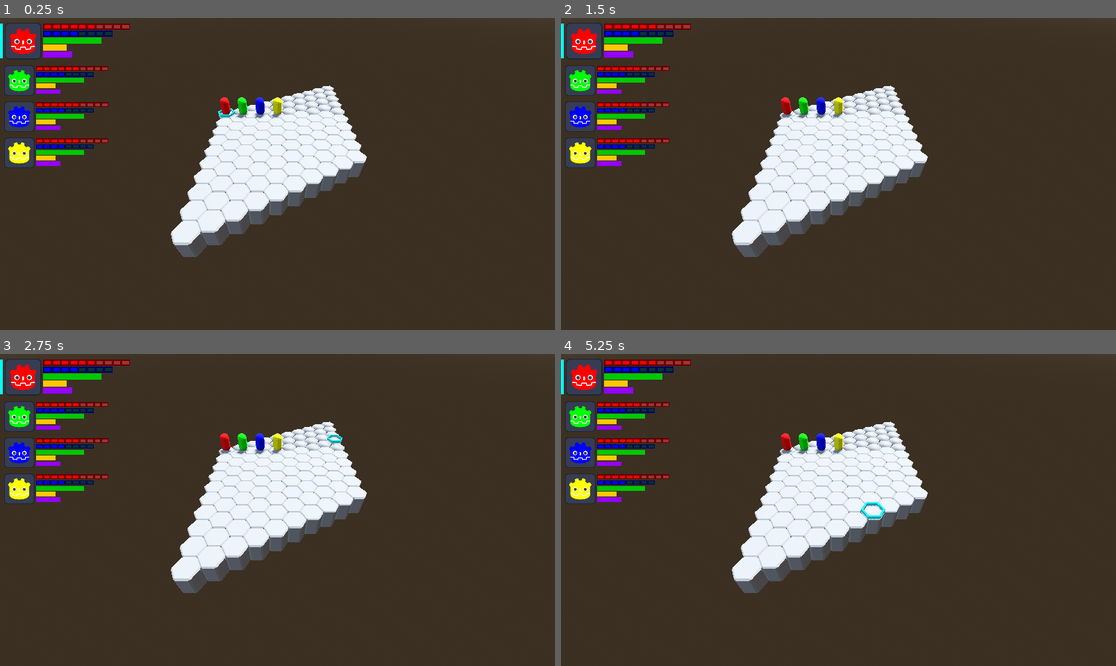
Above: before the commit, frames 1-4 (two rows, left to right).
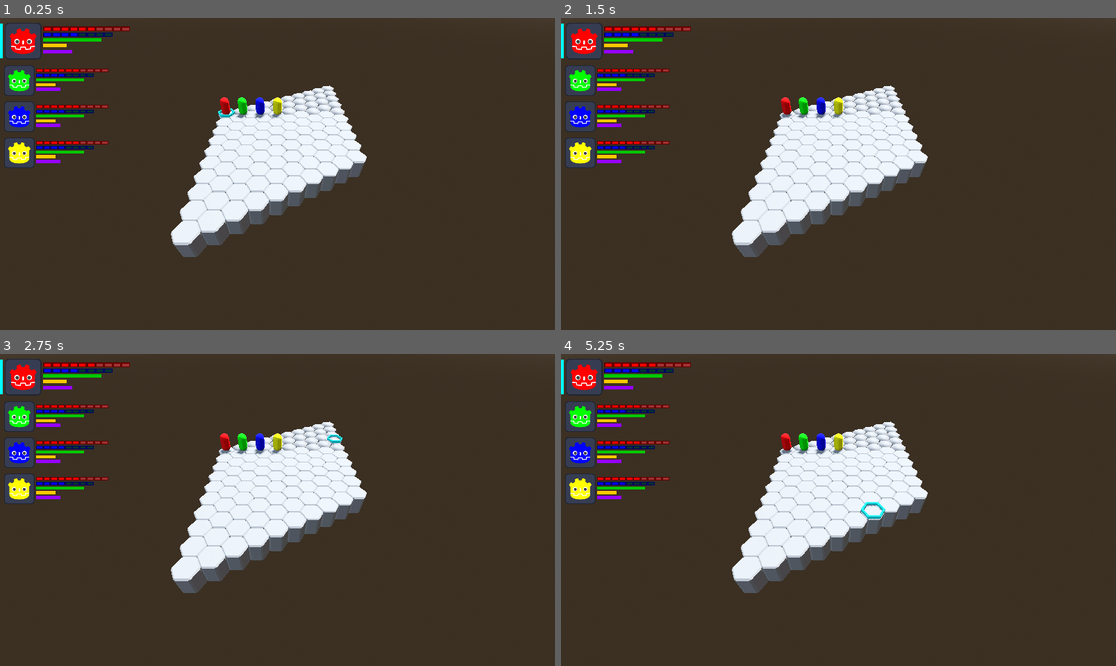
Above: after the commit, the same moments.

Repository: GuSoder/mini-turn-client
Game: Godot game, scene res://scenes/client1.tscn
The game is run twice, just before and just after one commit, with the same random seed, the same clock (stepped at 60 frames per second) and the same inputs. This scene is started directly instead of the project's main scene.
Inputs (mouse positions are in pixels of both pictures, inside the frame that each line leads up to):
- Up to frame 1 (0.25 s): no input
- Up to frame 2 (1.5 s): tap Enter at 0.5, 0.6 s; move the mouse to (960, 158) at 0.52 s; click (960, 158) at 0.67 s; tap Space at 1.25 s; move the mouse to (727, 189) at 1.27 s; tap C at 1.35 s; click (727, 189) at 1.42 s
- Up to frame 3 (2.75 s): tap Enter at 2 s; move the mouse to (333, 441) at 2.02 s; tap L at 2.1 s; click (333, 441) at 2.17 s
- Up to frame 4 (5.25 s): tap Space at 2.75, 4.25 s; move the mouse to (810, 572) at 2.77 s; tap 1 at 2.85 s; click (810, 572) at 2.92 s; tap Enter at 3.5 s; move the mouse to (1005, 556) at 3.52 s; tap 2 at 3.6 s; click (1005, 556) at 3.67 s; move the mouse to (672, 463) at 4.27 s; tap 3 at 4.35 s; click (672, 463) at 4.42 s; move the mouse to (866, 510) at 5.02 s; tap 4 at 5.1 s; click (866, 510) at 5.17 s

The runs differ from the first frame. In frame 1, 2.0% of the frame differs, in the area x 6-24%, y 1-48%; in frame 2, 2.0%; in frame 3, 2.0%; in frame 4, 2.0%.

Commit message:
improve bars

Diff:
--- a/scenes/character_panel.tscn
+++ b/scenes/character_panel.tscn
@@ -5,9 +5,10 @@
 
 [node name="Stat1" type="ColorRect" parent="."]
 offset_left = 75.0
-offset_top = 10.0
+offset_top = 15.0
 offset_right = 225.0
-offset_bottom = 20.0
+offset_bottom = 25.0
+scale = Vector2(1, 0.8)
 color = Color(0.392157, 0, 0, 1)
 
 [node name="1" type="Node2D" parent="Stat1"]
@@ -185,9 +186,10 @@
 
 [node name="Stat2" type="ColorRect" parent="."]
 offset_left = 75.0
-offset_top = 22.0
+offset_top = 25.0
 offset_right = 195.0
-offset_bottom = 32.0
+offset_bottom = 35.0
+scale = Vector2(1, 0.8)
 color = Color(0, 0, 0.392157, 1)
 
 [node name="1" type="Node2D" parent="Stat2"]
@@ -331,21 +333,24 @@
 
 [node name="Stat3" type="ColorRect" parent="."]
 offset_left = 75.0
-offset_top = 34.0
+offset_top = 35.0
 offset_right = 175.0
-offset_bottom = 44.0
+offset_bottom = 45.0
+scale = Vector2(1, 0.6)
 color = Color(0, 0.784314, 0, 1)
 
 [node name="Stat4" type="ColorRect" parent="."]
 offset_left = 75.0
-offset_top = 46.0
+offset_top = 45.0
 offset_right = 115.0
-offset_bottom = 56.0
+offset_bottom = 55.0
+scale = Vector2(1, 0.6)
 color = Color(1, 0.784314, 0, 1)
 
 [node name="Stat5" type="ColorRect" parent="."]
 offset_left = 75.0
-offset_top = 58.0
+offset_top = 55.0
 offset_right = 125.0
-offset_bottom = 68.0
+offset_bottom = 65.0
+scale = Vector2(1, 0.6)
 color = Color(0.588235, 0, 1, 1)
